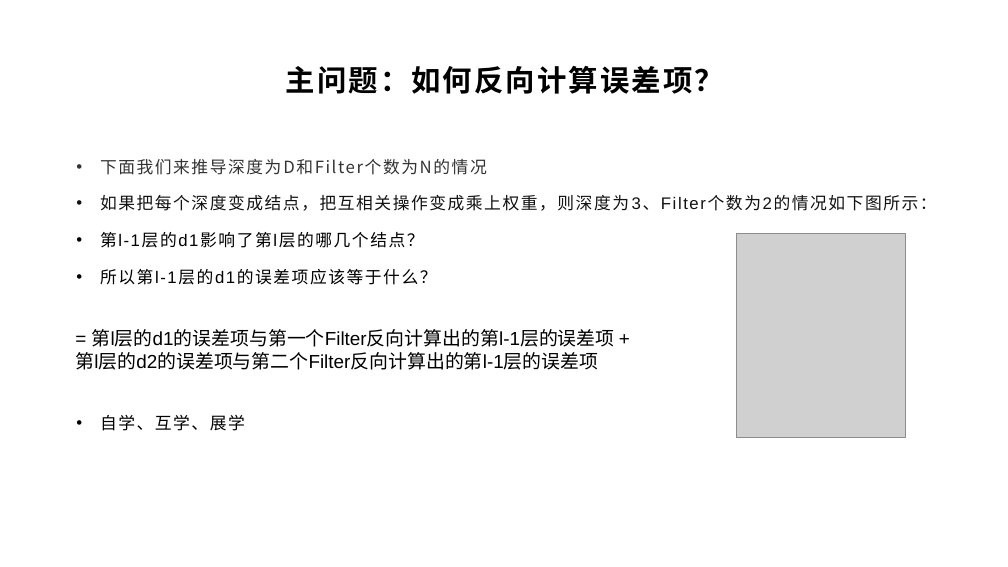
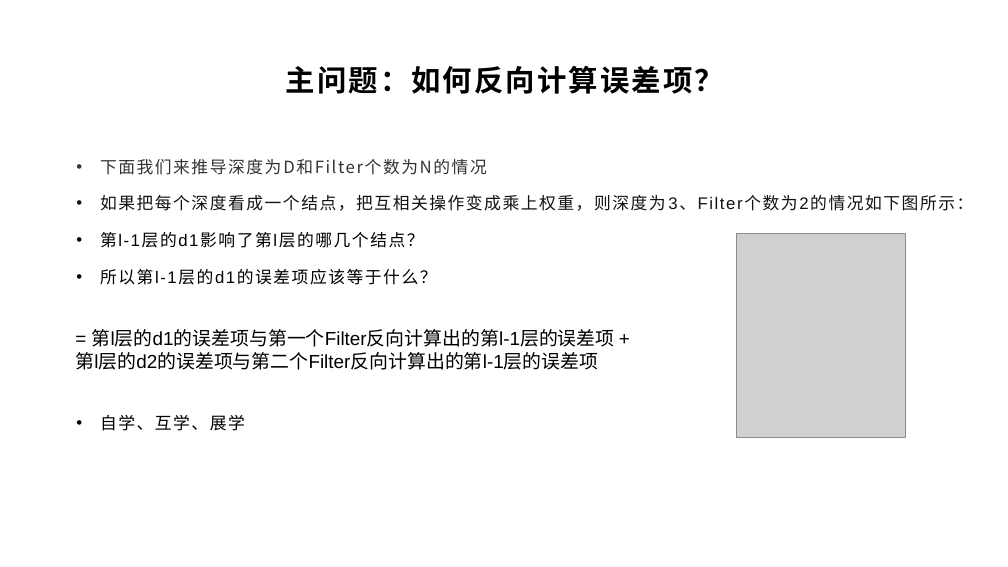
Before and after one commit to yyc-git/DeepLearningEdu, a slide deck: slide 15 of lessons/10_conv_layer_backward/ppt/卷积层的后向传播推导.pptx. Drawn at 1008x567 pixels with LibreOffice and Linux fonts; fonts in the diff are those of the drawing; grey boxes stand for pictures; background and template pictures are left out. Boxes give left, top, right and bottom in pixels: in the first picture for what was removed or moved away, otherwise in the second. Text is boxed around its words. In the diff, an @@ line names an element or a change of style, - is before the commit and + after.

```diff
--- a/lessons/10_conv_layer_backward/ppt/卷积层的后向传播推导.pptx
+++ b/lessons/10_conv_layer_backward/ppt/卷积层的后向传播推导.pptx
@@ text at (x1=100, y1=195, x2=742, y2=211): text changed @@
-• 如果把每个深度变成结点，把互相关操作变成乘上权重，则深度为3、Filter个数为2的情况如下图所示：
+• 如果把每个深度看成一个结点，把互相关操作变成乘上权重，则深度为3、Filter个数为2的情况如下图所示：
```
Also in this commit, not shown: 8 other slides changed, 1 slide added, 1 other file.
